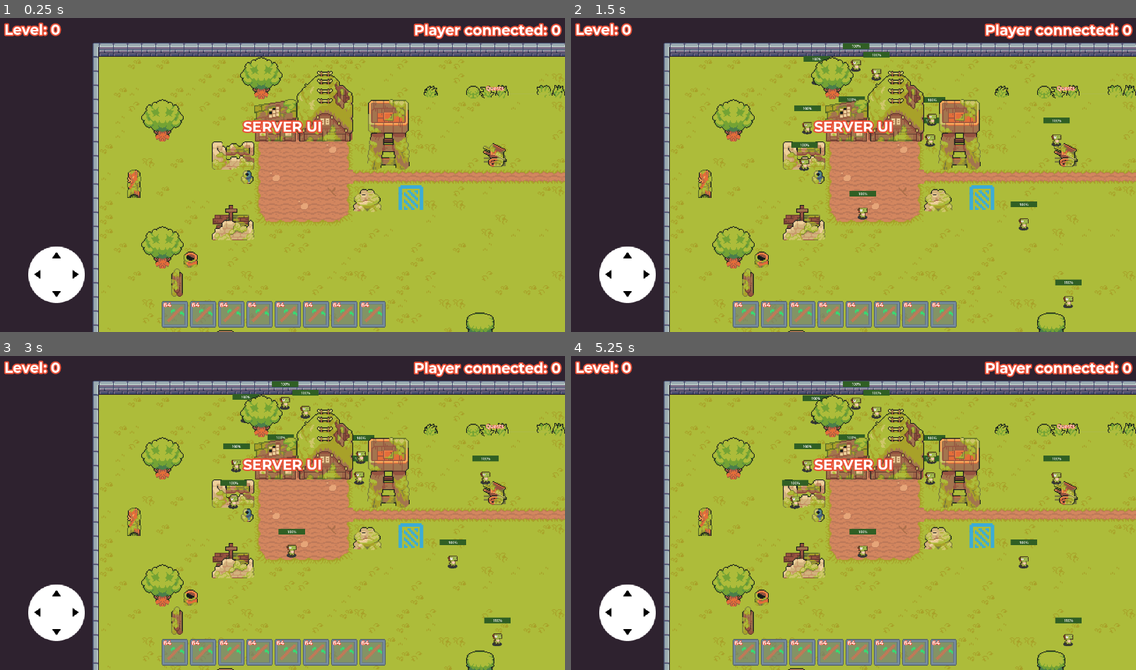
Above: before the commit, frames 1-4 (two rows, left to right).
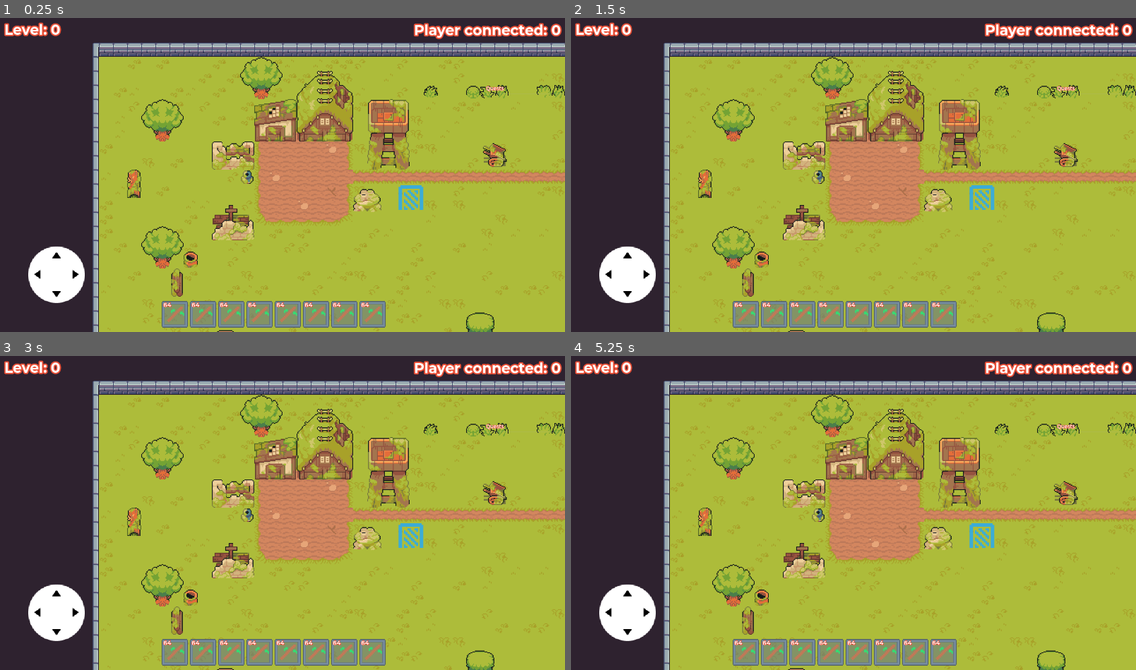
Above: after the commit, the same moments.

Repository: Muchach0/tomatoe-mmo
Game: Godot game, scene res://Scenes/Main.tscn
Same seed, same stepped clock (60 frames per second), same inputs: the game is played once before the commit and once after it.
Inputs:
- Up to frame 1 (0.25 s): no input
- Up to frame 2 (1.5 s): click "64" at 0.5 s; click "64" at 1.25 s
- Up to frame 3 (3 s): click "64" at 2 s; click "64" at 2.75 s
- Up to frame 4 (5.25 s): click "64" at 3.5 s; click "64" at 4.25 s; click "64" at 5 s

The runs differ from the first frame. In frame 1, 0.5% of the frame differs, in the area x 42-57%, y 32-37%; in frame 2, 1.9%; in frame 3, 2.0%, in the area x 39-91%, y 8-93%; in frame 4, 1.9%.

Commit message:
[CLEANUP]: Move world resources to own folder

Diff:
--- a/Prefab/InstancePortal/world_forest.tres
+++ b/Resources/Worlds/world_forest.tres
@@ -1,6 +1,6 @@
 [gd_resource type="Resource" script_class="WorldSceneRessourceClass" load_steps=2 format=3 uid="uid://du6p0pmqq7l7u"]
 
-[ext_resource type="Script" uid="uid://vgo2gsdirylf" path="res://Prefab/InstancePortal/PortalInstanceRessourceClass.gd" id="1_d5t3u"]
+[ext_resource type="Script" uid="uid://vgo2gsdirylf" path="res://Prefab/InstancePortal/WorldSceneRessourceClass.gd" id="1_d5t3u"]
 
 [resource]
 script = ExtResource("1_d5t3u")
--- a/Prefab/InstancePortal/world_test_1.tres
+++ b/Resources/Worlds/world_test_1.tres
@@ -1,9 +1,9 @@
 [gd_resource type="Resource" script_class="WorldSceneRessourceClass" load_steps=2 format=3 uid="uid://cpfc6gkslsdel"]
 
-[ext_resource type="Script" uid="uid://vgo2gsdirylf" path="res://Prefab/InstancePortal/PortalInstanceRessourceClass.gd" id="1_bfcso"]
+[ext_resource type="Script" uid="uid://vgo2gsdirylf" path="res://Prefab/InstancePortal/WorldSceneRessourceClass.gd" id="1_clanx"]
 
 [resource]
-script = ExtResource("1_bfcso")
+script = ExtResource("1_clanx")
 world_scene_path = "res://Scenes/level_instance_test_1.tscn"
 world_offset = Vector2(2000, 0)
 metadata/_custom_type_script = "uid://vgo2gsdirylf"
--- a/Scenes/Main.tscn
+++ b/Scenes/Main.tscn
@@ -2,11 +2,11 @@
 
 [ext_resource type="PackedScene" uid="uid://ctqaaav1h2efi" path="res://Prefab/Manager/MainManager.tscn" id="1_r150o"]
 [ext_resource type="Script" uid="uid://d27pkmcy3fpe7" path="res://Util/Mmo_Logic/world_spawner.gd" id="1_rgh2o"]
-[ext_resource type="Script" uid="uid://vgo2gsdirylf" path="res://Prefab/InstancePortal/PortalInstanceRessourceClass.gd" id="2_50glp"]
+[ext_resource type="Script" uid="uid://vgo2gsdirylf" path="res://Prefab/InstancePortal/WorldSceneRessourceClass.gd" id="2_50glp"]
 [ext_resource type="PackedScene" uid="uid://jdgl6gpb80es" path="res://Prefab/UI/UI.tscn" id="2_idj7w"]
 [ext_resource type="PackedScene" uid="uid://cfive5moe6hsv" path="res://Prefab/Player/PlayerCamera.tscn" id="3_kln2b"]
-[ext_resource type="Resource" uid="uid://du6p0pmqq7l7u" path="res://Prefab/InstancePortal/world_forest.tres" id="3_vy5pj"]
-[ext_resource type="Resource" uid="uid://cpfc6gkslsdel" path="res://Prefab/InstancePortal/world_test_1.tres" id="4_bmxlf"]
+[ext_resource type="Resource" uid="uid://du6p0pmqq7l7u" path="res://Resources/Worlds/world_forest.tres" id="3_vy5pj"]
+[ext_resource type="Resource" uid="uid://cpfc6gkslsdel" path="res://Resources/Worlds/world_test_1.tres" id="4_bmxlf"]
 [ext_resource type="Script" uid="uid://cd7k5dtqi0bol" path="res://Util/Mmo_Logic/global_spawners_logic.gd" id="5_pbw6q"]
 
 [node name="Main" type="Node2D"]
--- a/Scenes/level_instance_test_1.tscn
+++ b/Scenes/level_instance_test_1.tscn
@@ -4,7 +4,7 @@
 [ext_resource type="Texture2D" uid="uid://lhtw2mljp0wr" path="res://Art/Sprites/recolor/tileset_dungeon_recolor.png" id="5_xvb6q"]
 [ext_resource type="PackedScene" uid="uid://050xdik1016p" path="res://Prefab/InstancePortal/PortalInstance.tscn" id="5_ylh7w"]
 [ext_resource type="Texture2D" uid="uid://bp6f3dqf4at4o" path="res://Art/Tileset/Ninja Adventure - Asset Pack/Tilesets/TilesetFloor.png" id="6_xxlbr"]
-[ext_resource type="Resource" uid="uid://du6p0pmqq7l7u" path="res://Prefab/InstancePortal/world_forest.tres" id="6_ylh7w"]
+[ext_resource type="Resource" uid="uid://du6p0pmqq7l7u" path="res://Resources/Worlds/world_forest.tres" id="6_ylh7w"]
 [ext_resource type="Texture2D" uid="uid://c66ksft4jpsko" path="res://Art/Tileset/Ninja Adventure - Asset Pack/Tilesets/TilesetVillageAbandoned.png" id="7_sc3u1"]
 
 [sub_resource type="TileSetAtlasSource" id="TileSetAtlasSource_wmg7a"]
--- a/Scenes/level_mmo_forest.tscn
+++ b/Scenes/level_mmo_forest.tscn
@@ -8,7 +8,7 @@
 [ext_resource type="Resource" uid="uid://lliewqym0gve" path="res://Resources/Quests/dino_kill_10_quest.tres" id="9_3asne"]
 [ext_resource type="PackedScene" uid="uid://050xdik1016p" path="res://Prefab/InstancePortal/PortalInstance.tscn" id="9_khdg0"]
 [ext_resource type="Script" uid="uid://bnvfwn654nhh2" path="res://Util/Quests/quest_resource.gd" id="9_sq5bs"]
-[ext_resource type="Resource" uid="uid://cpfc6gkslsdel" path="res://Prefab/InstancePortal/world_test_1.tres" id="10_khdg0"]
+[ext_resource type="Resource" uid="uid://cpfc6gkslsdel" path="res://Resources/Worlds/world_test_1.tres" id="10_khdg0"]
 [ext_resource type="Resource" uid="uid://vftb35ieovlj" path="res://Resources/Quests/dino_pick_up_10_skulls_quest.tres" id="11_qrlry"]
 
 [sub_resource type="RectangleShape2D" id="RectangleShape2D_ll5u2"]
Renamed: Prefab/InstancePortal/PortalInstanceRessourceClass.gd -> Prefab/InstancePortal/WorldSceneRessourceClass.gd
Renamed: Prefab/InstancePortal/PortalInstanceRessourceClass.gd.uid -> Prefab/InstancePortal/WorldSceneRessourceClass.gd.uid
